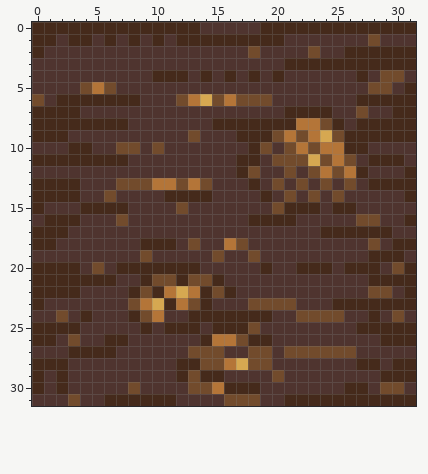
Pixel-art file, stored at public/assets/project_file/tile_s.aseprite. Above, as it was before the edit.
32x32 pixels, 1 frame.
After:
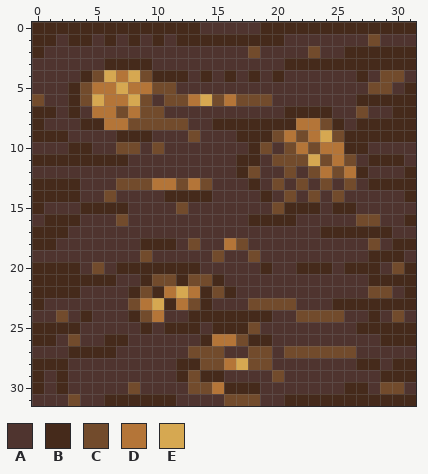
Palette (. is transparent): A #4f342f  B #452a1b  C #724b2c  D #b47538  E #d6a851
Changes in this commit:
@@ x 0..14 @@
  2 BAAAAAAAAAAAAAA
- 3 AAAAAAAAAAAAAAA
- 4 AAAAAAAAAABBBAB
- 5 AAAACDCAAAAAAAA
- 6 CABBBBBBBAAACDE
- 7 BBBBAAAAAAAAAAA
- 8 BBBBBBBBAAAAAAA
- 9 BBBAAAAAAAAAACA
+ 3 AAAAAABBBBAAAAA
+ 4 AAAABCEDECBBBAB
+ 5 AAABCDDEDDCCAAA
+ 6 CAABCEDDECACCDE
+ 7 BBABADDCDCCAAAA
+ 8 BAAABBDDCCCCCAA
+ 9 BBBAAAABBBAAACA
 10 AAABBAACCACAAAA
Pixel boxes of the changes (left, top, right, bottom) in both pictures:
changed: (44, 58, 188, 142)
